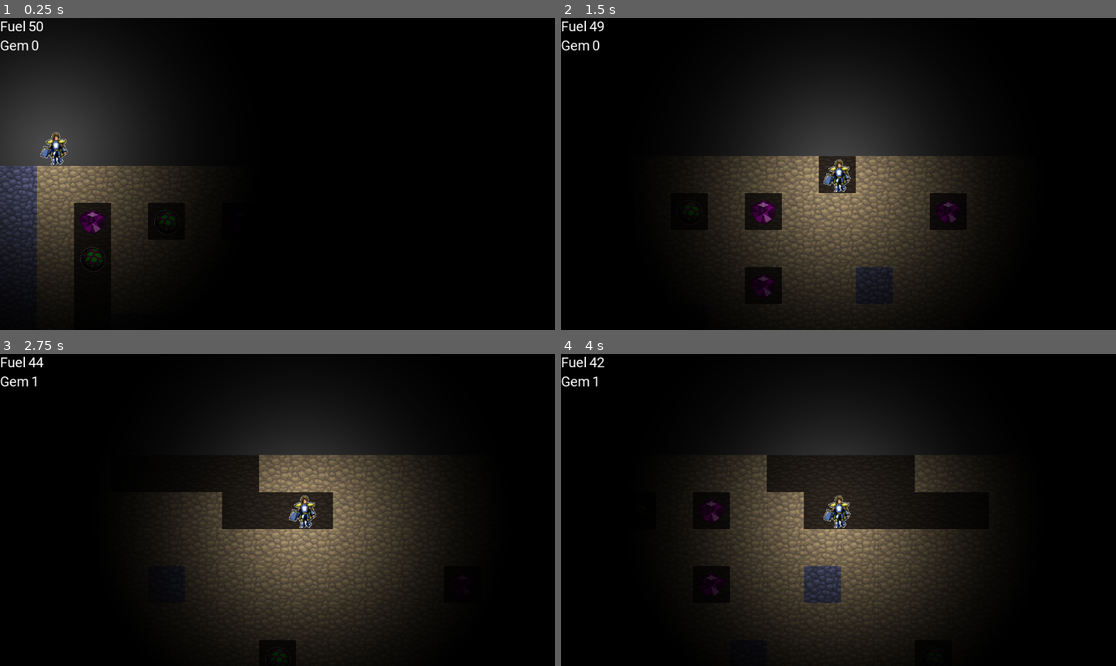
Above: before the commit, frames 1-4 (two rows, left to right).
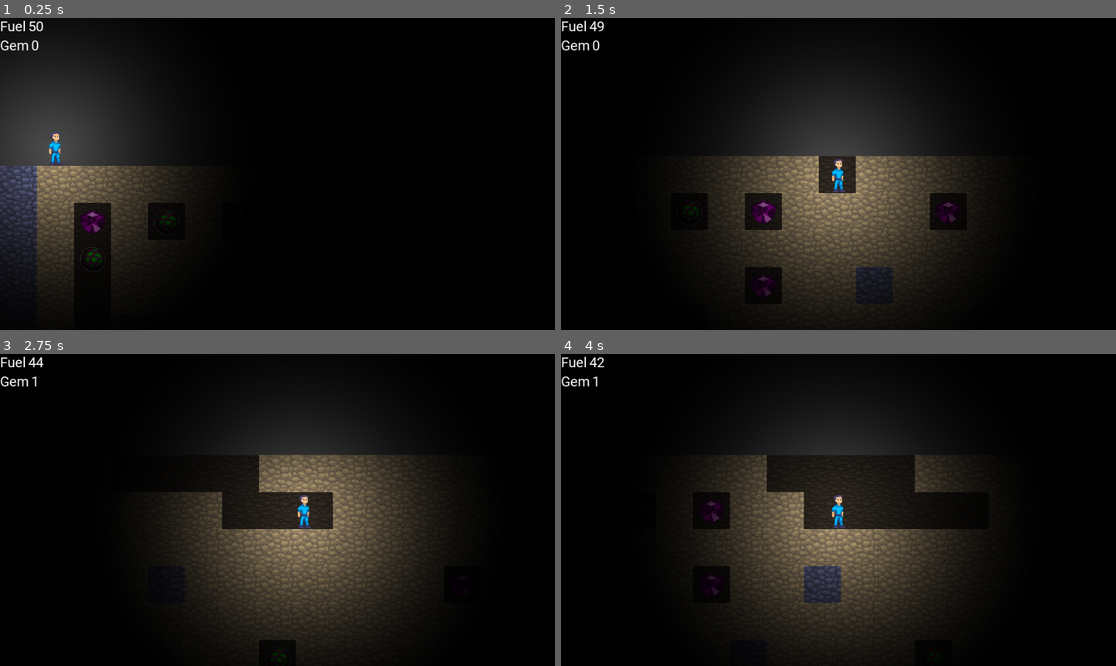
Above: after the commit, the same moments.

Repository: jusw85/ld48-godot
Game: Godot game, scene res://main.tscn
The game is run twice, just before and just after one commit, with the same random seed, the same clock (stepped at 60 frames per second) and the same inputs.
Inputs:
- Up to frame 1 (0.25 s): no input
- Up to frame 2 (1.5 s): tap Enter at 0.5 s; hold Right (ui_right) 0.53-1.28 s; hold Down (ui_down) from 1.28 s (still down)
- Up to frame 3 (2.75 s): tap R (restart) at 2 s; release Down (ui_down) at 2.03 s; hold Right (ui_right) from 2.03 s (still down)
- Up to frame 4 (4 s): release Right (ui_right) at 2.78 s; hold Up (ui_up) 2.78-3.53 s; tap R (restart) at 3.5 s; hold Left (ui_left) from 3.53 s (still down)

The runs differ from the first frame. In frame 1, 0.3% of the frame differs, in the area x 7-13%, y 36-48%; in frame 2, 0.3%; in frame 3, 0.3%, in the area x 52-58%, y 45-56%; in frame 4, 0.3%.

Commit message:
Add animation sprites

Diff:
--- a/main.gd
+++ b/main.gd
@@ -10,10 +10,10 @@
 
 func _ready() -> void:
 	_calculate_map_bounds()
-	_relace_map_tiles_with_objects()
+	_replace_map_tiles_with_objects()
 
 
-func _relace_map_tiles_with_objects():
+func _replace_map_tiles_with_objects():
 	var fuels = tilemap.get_used_cells_by_id(0)
 	for pos in fuels:
 		tilemap.set_cellv(pos, -1)
--- a/player/player.tscn
+++ b/player/player.tscn
@@ -1,12 +1,106 @@
-[gd_scene load_steps=6 format=2]
+[gd_scene load_steps=22 format=2]
 
 [ext_resource path="res://player/directional_input.gd" type="Script" id=1]
 [ext_resource path="res://player/player.gd" type="Script" id=2]
 [ext_resource path="res://player/man1.png" type="Texture" id=3]
 [ext_resource path="res://player/mask.png" type="Texture" id=4]
+[ext_resource path="res://player/person1_ss.png" type="Texture" id=5]
 
 [sub_resource type="RectangleShape2D" id=1]
 extents = Vector2( 15.6938, 28.7737 )
+
+[sub_resource type="AtlasTexture" id=17]
+flags = 4
+atlas = ExtResource( 5 )
+region = Rect2( 448, 0, 64, 64 )
+
+[sub_resource type="AtlasTexture" id=18]
+flags = 4
+atlas = ExtResource( 5 )
+region = Rect2( 256, 0, 64, 64 )
+
+[sub_resource type="AtlasTexture" id=19]
+flags = 4
+atlas = ExtResource( 5 )
+region = Rect2( 320, 0, 64, 64 )
+
+[sub_resource type="AtlasTexture" id=20]
+flags = 4
+atlas = ExtResource( 5 )
+region = Rect2( 384, 0, 64, 64 )
+
+[sub_resource type="AtlasTexture" id=21]
+flags = 4
+atlas = ExtResource( 5 )
+region = Rect2( 512, 0, 64, 64 )
+
+[sub_resource type="AtlasTexture" id=22]
+flags = 4
+atlas = ExtResource( 5 )
+region = Rect2( 576, 0, 64, 64 )
+
+[sub_resource type="AtlasTexture" id=23]
+flags = 4
+atlas = ExtResource( 5 )
+region = Rect2( 640, 0, 64, 64 )
+
+[sub_resource type="AtlasTexture" id=24]
+flags = 4
+atlas = ExtResource( 5 )
+region = Rect2( 704, 0, 64, 64 )
+
+[sub_resource type="AtlasTexture" id=25]
+flags = 4
+atlas = ExtResource( 5 )
+region = Rect2( 768, 0, 64, 64 )
+
+[sub_resource type="AtlasTexture" id=26]
+flags = 4
+atlas = ExtResource( 5 )
+region = Rect2( 832, 0, 64, 64 )
+
+[sub_resource type="AtlasTexture" id=27]
+flags = 4
+atlas = ExtResource( 5 )
+region = Rect2( 0, 0, 64, 64 )
+
+[sub_resource type="AtlasTexture" id=28]
+flags = 4
+atlas = ExtResource( 5 )
+region = Rect2( 64, 0, 64, 64 )
+
+[sub_resource type="AtlasTexture" id=29]
+flags = 4
+atlas = ExtResource( 5 )
+region = Rect2( 128, 0, 64, 64 )
+
+[sub_resource type="AtlasTexture" id=30]
+flags = 4
+atlas = ExtResource( 5 )
+region = Rect2( 192, 0, 64, 64 )
+
+[sub_resource type="SpriteFrames" id=16]
+animations = [ {
+"frames": [ SubResource( 17 ) ],
+"loop": true,
+"name": "idle",
+"speed": 5.0
+}, {
+"frames": [ SubResource( 18 ), SubResource( 19 ), SubResource( 20 ) ],
+"loop": true,
+"name": "punchright",
+"speed": 10.0
+}, {
+"frames": [ SubResource( 21 ), SubResource( 22 ), SubResource( 23 ), SubResource( 24 ), SubResource( 25 ), SubResource( 26 ) ],
+"loop": true,
+"name": "punchdown",
+"speed": 10.0
+}, {
+"frames": [ SubResource( 27 ), SubResource( 28 ), SubResource( 29 ), SubResource( 30 ) ],
+"loop": true,
+"name": "walking",
+"speed": 10.0
+} ]
 
 [node name="KinematicBody2D" type="KinematicBody2D"]
 collision_layer = 4
@@ -16,6 +110,7 @@
 script = ExtResource( 1 )
 
 [node name="Sprite" type="Sprite" parent="."]
+visible = false
 texture = ExtResource( 3 )
 
 [node name="Hitbox" type="CollisionShape2D" parent="."]
@@ -44,3 +139,7 @@
 [node name="LeftCast" type="RayCast2D" parent="."]
 enabled = true
 cast_to = Vector2( -16, 0 )
+
+[node name="AnimatedSprite" type="AnimatedSprite" parent="."]
+frames = SubResource( 16 )
+animation = "idle"
